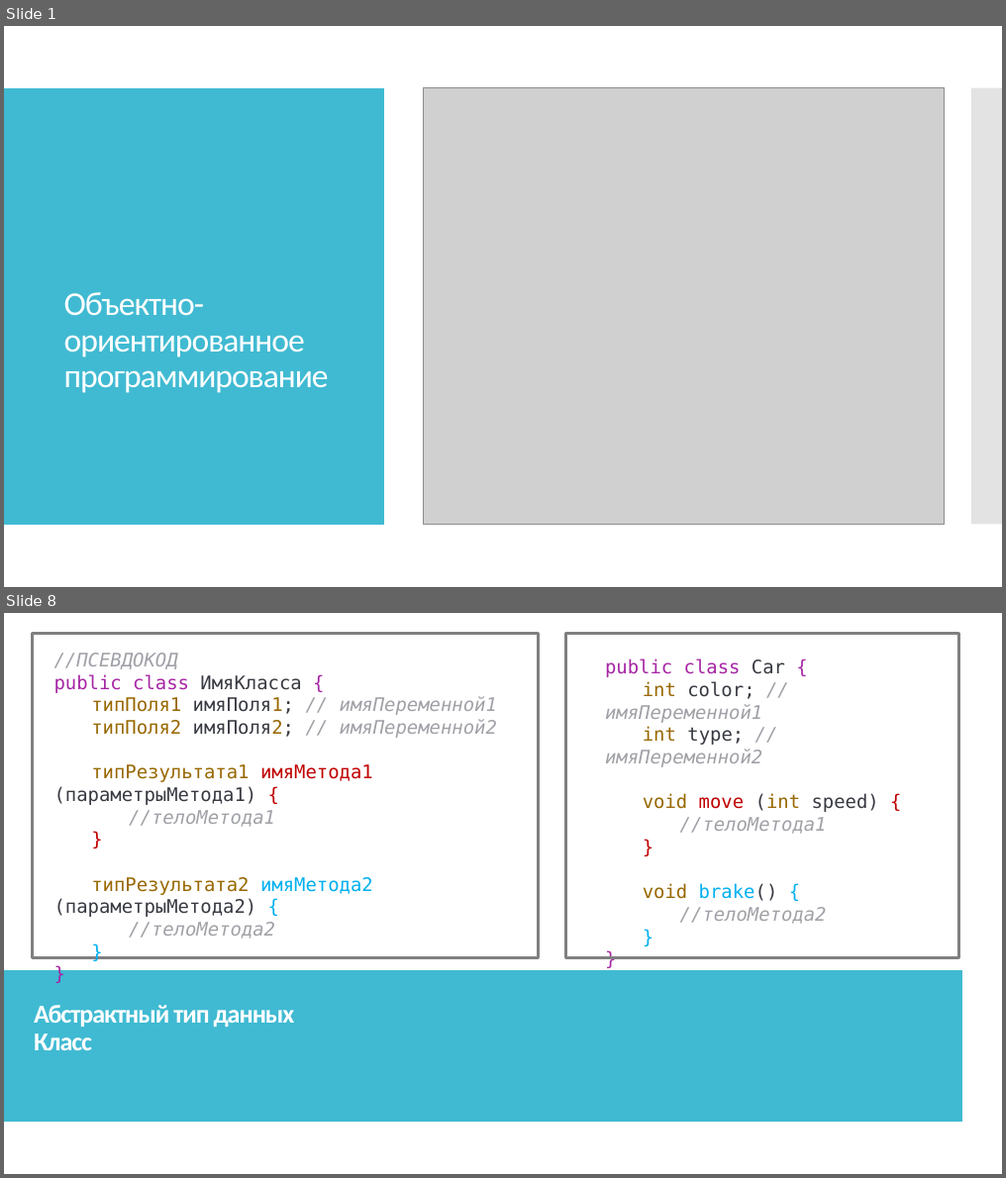
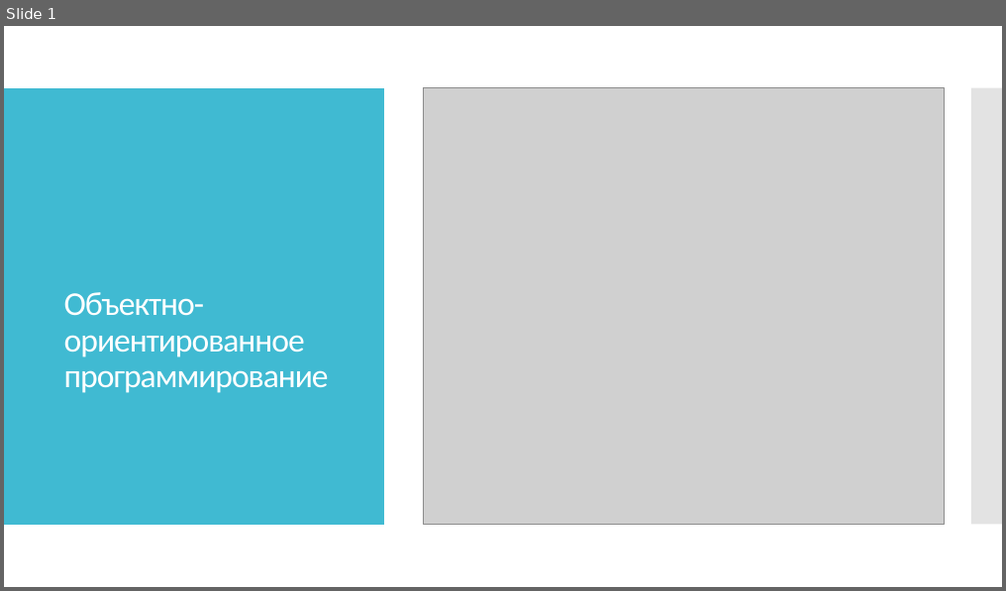
Before and after one commit to IriEfremova/LessonsCube, a slide deck: Samsung/Lesson12/PrincipOOP.pptx. Shown one above the other, each under a label of ours: slides 1 and 8 before the commit, slide 1 after it; the slides between them are not shown. The pictures are 1006x1178 and 1006x591 pixels, drawn with LibreOffice and Linux fonts; fonts in the diff are those of the drawing; grey boxes stand for pictures. Boxes give left, top, right and bottom in pixels: in the first picture for what was removed or moved away, otherwise in the second. Text is boxed around its words. In the diff, an @@ line names an element or a change of style, - is before the commit and + after.

```diff
--- a/Samsung/Lesson12/PrincipOOP.pptx
+++ b/Samsung/Lesson12/PrincipOOP.pptx
@@ slide 8 removed at (4,613,1002,1174), background #FFFFFF; not listed: 2 template elements that a slide beside it also shows @@
@@ rectangle removed at (4,613,1002,1174) @@
@@ rectangle removed at (33,633,539,959) @@
@@ rectangle removed at (566,633,959,959) @@
@@ text removed at (54,653,497,939) @@
-//ПСЕВДОКОД
-public class ИмяКласса {
-типПоля1 имяПоля1; // имяПеременной1
-типПоля2 имяПоля2; // имяПеременной2
-типРезультата1 имяМетода1 (параметрыМетода1) {
-//телоМетода1
-}
-типРезультата2 имяМетода2 (параметрыМетода2) {
-//телоМетода2
-}
-}
@@ text removed at (605,659,879,924) @@
-public class Car {
-int color; // имяПеременной1
-int type; // имяПеременной2
-void move (int speed) {
-//телоМетода1
-}
-void brake() {
-//телоМетода2
-}
-}
@@ rectangle removed at (4,970,962,1123) @@
@@ text removed at (34,1005,295,1051) @@
-Абстрактный тип данных
-Класс
```
Also in this commit, not shown: 16 slides added, 19 other slides removed.
